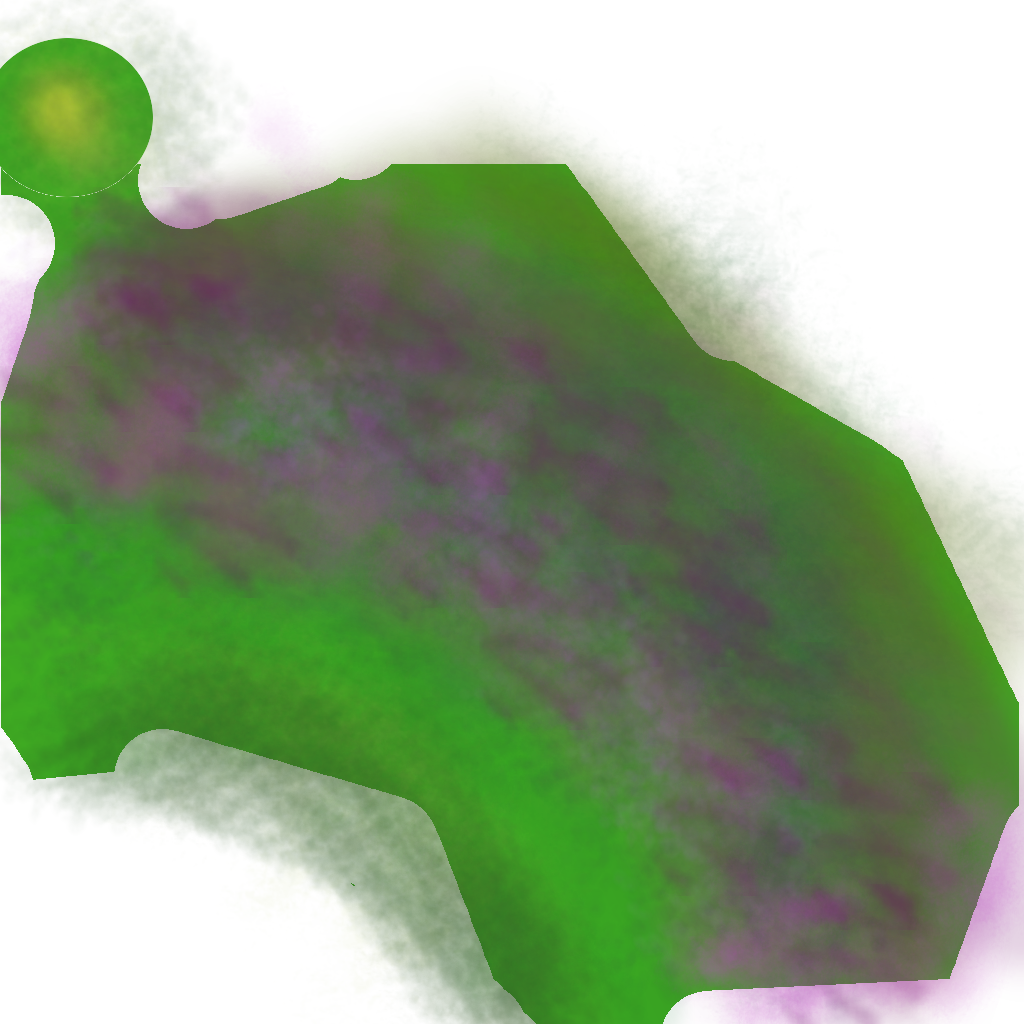
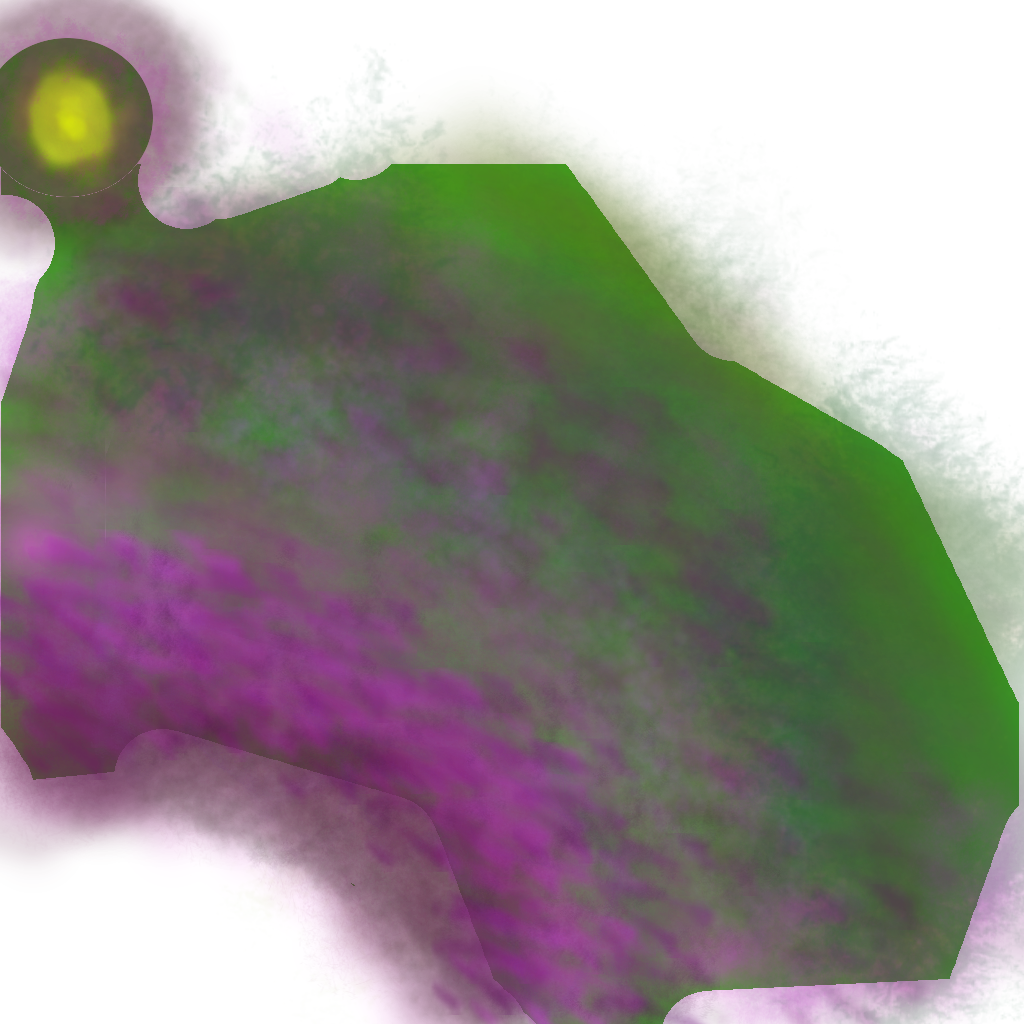
Layered file, before and after one edit (1024x1024). Changes by layer:
painted on "Layer" over [0,0,1024,1024]
